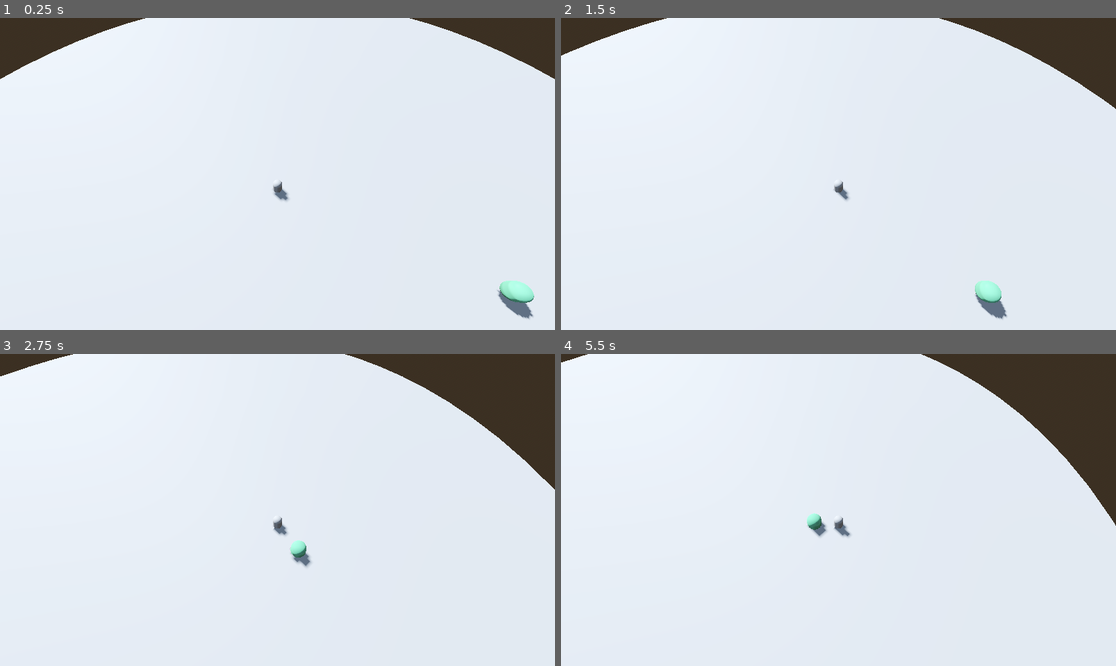
Above: before the commit, frames 1-4 (two rows, left to right).
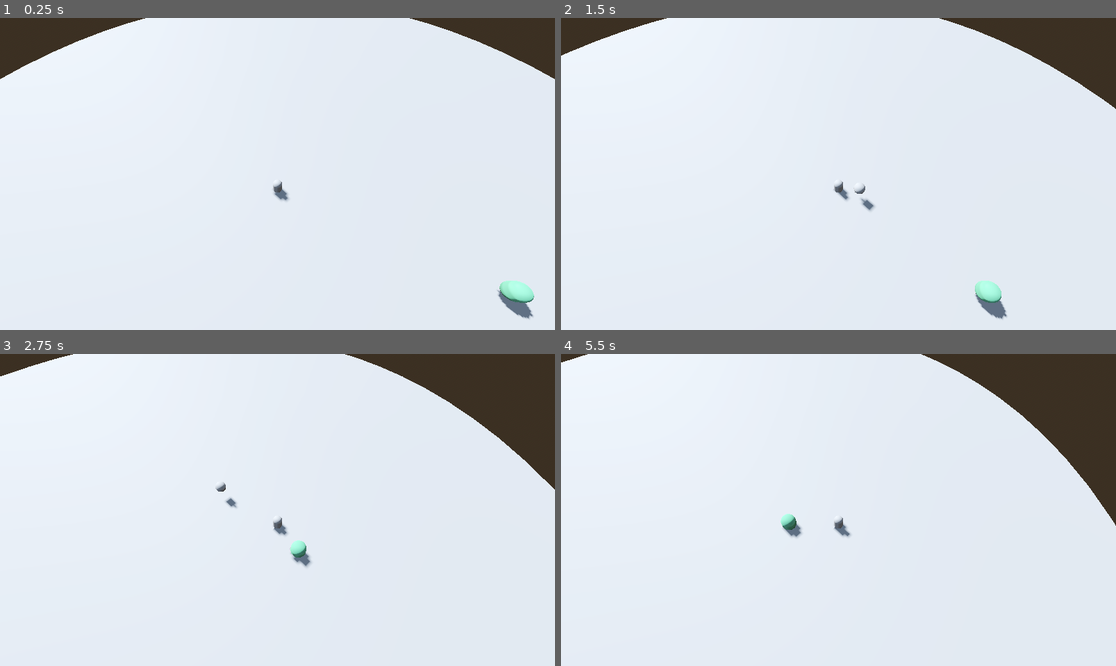
Above: after the commit, the same moments.

Repository: NineSama/Creamy
Game: Godot game, scene res://main.tscn
The game is run twice, just before and just after one commit, with the same random seed, the same clock (stepped at 60 frames per second) and the same inputs.
Inputs (mouse positions are in pixels of both pictures, inside the frame that each line leads up to):
- Up to frame 1 (0.25 s): no input
- Up to frame 2 (1.5 s): move the mouse to (810, 236) at 0.52 s; press the mouse at (810, 236) at 0.53 s; hold D (move_right) from 0.53 s (still down); right-click (810, 236) at 0.8 s; move the mouse to (1005, 220) at 1.27 s; release the mouse at (1005, 220) at 1.28 s; right-click (1005, 220) at 1.35 s
- Up to frame 3 (2.75 s): click (444, 556) at 1.55 s; move the mouse to (111, 463) at 2.02 s; release D (move_right) at 2.03 s; hold A (move_left) from 2.03 s (still down); hold Space (dash) from 2.03 s (still down); right-click (111, 463) at 2.3 s
- Up to frame 4 (5.5 s): move the mouse to (866, 510) at 2.77 s; release Space (dash) at 2.78 s; tap W (move_front) at 2.85 s; click (866, 510) at 3.05 s; move the mouse to (755, 432) at 3.52 s; release A (move_left) at 3.53 s; press the mouse at (755, 432) at 3.53 s; hold S (move_back) 3.53-4.28 s; right-click (755, 432) at 3.8 s; move the mouse to (960, 494) at 4.27 s; release the mouse at (960, 494) at 4.28 s; hold D (move_right) from 4.28 s (still down); right-click (960, 494) at 4.35 s; click (960, 494) at 4.55 s; move the mouse to (727, 525) at 5.02 s; press the mouse at (727, 525) at 5.03 s; right-click (727, 525) at 5.3 s

The runs differ from the first frame. In frame 2, less than 0.1% of the frame differs, in the area x 52-57%, y 53-62%; in frame 3, less than 0.1%; in frame 4, 0.4%, in the area x 39-48%, y 51-59%.

Commit message:
added 2 abilities: aether shard / repulse (knockback)

Diff:
--- a/project.godot
+++ b/project.godot
@@ -42,9 +42,14 @@
 "events": [Object(InputEventKey,"resource_local_to_scene":false,"resource_name":"","device":-1,"window_id":0,"alt_press …(191 unchanged characters)…
 ]
 }
-light_one={
+aether_shard={
 "deadzone": 0.2,
 "events": [Object(InputEventMouseButton,"resource_local_to_scene":false,"resource_name":"","device":-1,"window_id":0,"a …(258 unchanged characters)…
+]
+}
+repulse={
+"deadzone": 0.2,
+"events": [Object(InputEventMouseButton,"resource_local_to_scene":false,"resource_name":"","device":-1,"window_id":0,"alt_pressed":false,"shift_pressed":false,"ctrl_pressed":false,"meta_pressed":false,"button_mask":2,"position":Vector2(338, 23),"global_position":Vector2(347, 71),"factor":1.0,"button_index":2,"canceled":false,"pressed":true,"double_click":false,"script":null)
 ]
 }
 
--- /dev/null
+++ b/scenes/ability/light/AetherShardProjectile.tscn
@@ -0,0 +1,18 @@
+[gd_scene format=3 uid="uid://cs1uunsliwjyv"]
+
+[ext_resource type="Script" uid="uid://c8pgmtb36olkt" path="res://scripts/ability/light/AetherShardProjectile.gd" id="1_xdhb6"]
+
+[sub_resource type="SphereShape3D" id="SphereShape3D_uineq"]
+
+[sub_resource type="SphereMesh" id="SphereMesh_uineq"]
+
+[node name="AetherShardProjectile" type="Area3D" unique_id=237738941]
+script = ExtResource("1_xdhb6")
+
+[node name="CollisionShape3D" type="CollisionShape3D" parent="." unique_id=723150729]
+shape = SubResource("SphereShape3D_uineq")
+
+[node name="MeshInstance3D" type="MeshInstance3D" parent="." unique_id=250399868]
+mesh = SubResource("SphereMesh_uineq")
+
+[connection signal="body_entered" from="." to="." method="_on_body_entered"]
--- /dev/null
+++ b/scenes/ability/light/RepulseProjectile.tscn
@@ -0,0 +1,21 @@
+[gd_scene format=3 uid="uid://b2jj0wy8s3ori"]
+
+[ext_resource type="Script" uid="uid://vbel1u57cxrv" path="res://scripts/ability/light/RepulseProjectile.gd" id="1_ev74w"]
+
+[sub_resource type="SphereShape3D" id="SphereShape3D_dd2qb"]
+radius = 0.6
+
+[sub_resource type="SphereMesh" id="SphereMesh_dd2qb"]
+radius = 0.6
+height = 1.2
+
+[node name="RepulseProjectile" type="Area3D" unique_id=1780856445]
+script = ExtResource("1_ev74w")
+
+[node name="CollisionShape3D" type="CollisionShape3D" parent="." unique_id=430649451]
+shape = SubResource("SphereShape3D_dd2qb")
+
+[node name="MeshInstance3D" type="MeshInstance3D" parent="." unique_id=736039010]
+mesh = SubResource("SphereMesh_dd2qb")
+
+[connection signal="body_entered" from="." to="." method="_on_body_entered"]
--- a/scenes/enemies/mob/red.tscn
+++ b/scenes/enemies/mob/red.tscn
@@ -15,7 +15,7 @@
 [sub_resource type="SphereShape3D" id="SphereShape3D_55dqg"]
 radius = 15.0
 
-[node name="Red" type="CharacterBody3D" unique_id=111143776]
+[node name="Red" type="CharacterBody3D" unique_id=111143776 groups=["enemy"]]
 script = ExtResource("1_1diin")
 
 [node name="CollisionShape3D" type="CollisionShape3D" parent="." unique_id=719712098]
--- /dev/null
+++ b/scripts/ability/ability.gd
@@ -0,0 +1,18 @@
+extends RefCounted
+class_name ability
+
+var cooldown: float = 0.1
+var cooldown_timer: float = 0.0
+
+func update(delta: float):
+	if cooldown_timer >= 0.0:
+		cooldown_timer -= delta
+
+func can_cast() -> bool:
+	return cooldown_timer <= 0.0
+
+func trigger_cooldown():
+	cooldown_timer = cooldown
+
+func cast(player):
+	pass
--- /dev/null
+++ b/scripts/ability/light/AetherShard.gd
@@ -0,0 +1,20 @@
+extends ability
+class_name AetherShard
+
+var projectile_scene = preload("res://scenes/ability/light/AetherShardProjectile.tscn")
+
+var damage: float = 10.0
+var speed: float = 30.0
+var max_range: float = 25.0
+
+func cast(player):
+	if not can_cast():
+		return
+
+	var projectile = projectile_scene.instantiate()
+	player.get_parent().add_child(projectile)
+
+	projectile.global_position = player.global_position + Vector3.UP * 1.0
+	projectile.setup(player.get_aim_direction(), speed, damage, max_range)
+
+	trigger_cooldown()
--- /dev/null
+++ b/scripts/ability/light/AetherShardProjectile.gd
@@ -0,0 +1,28 @@
+extends Area3D
+
+# --- Aether Shard Projectile Config ---
+var speed: float
+var damage: float
+var max_range: float
+var direction: Vector3
+var distance_traveled: float = 0.0
+
+func setup(dir: Vector3, spd: float, dmg: float, range: float):
+	direction = dir
+	speed = spd
+	damage = dmg
+	max_range = range
+
+func _physics_process(delta: float) -> void:
+	var movement = direction * speed * delta
+	global_position += movement
+	distance_traveled += movement.length()
+	if distance_traveled >= max_range:
+		queue_free()
+
+func _on_body_entered(body: Node3D) -> void:
+	print("entered ", body)
+	if body.is_in_group("enemy"):
+		if body.has_method("take_damage"):
+			body.take_damage(damage)
+		queue_free()
--- /dev/null
+++ b/scripts/ability/light/Repulse.gd
@@ -0,0 +1,21 @@
+extends ability
+class_name Repulse
+
+var projectile_scene = preload("res://scenes/ability/light/RepulseProjectile.tscn")
+
+var damage: float = 15.0
+var speed: float = 25.0
+var max_range: float = 18.0
+var force: float = 2.0
+
+func cast(player):
+	if not can_cast():
+		return
+
+	var projectile = projectile_scene.instantiate()
+	player.get_parent().add_child(projectile)
+
+	projectile.global_position = player.global_position + Vector3.UP * 1.0
+	projectile.setup(player.get_aim_direction(), speed, damage, max_range, force)
+
+	trigger_cooldown()
--- /dev/null
+++ b/scripts/ability/light/RepulseProjectile.gd
@@ -0,0 +1,32 @@
+extends Area3D
+
+# --- Repulse Projectile Config ---
+var speed: float
+var damage: float
+var force: float
+var max_range: float
+var direction: Vector3
+var distance_traveled: float = 0.0
+
+func setup(dir: Vector3, spd: float, dmg: float, range: float, frc: float):
+	direction = dir
+	speed = spd
+	damage = dmg
+	max_range = range
+	force = frc
+
+func _physics_process(delta: float) -> void:
+	var movement = direction * speed * delta
+	global_position += movement
+	distance_traveled += movement.length()
+	if distance_traveled >= max_range:
+		queue_free()
+
+func _on_body_entered(body: Node3D) -> void:
+	print("entered ", body)
+	if body.is_in_group("enemy"):
+		if body.has_method("take_damage"):
+			body.take_damage(damage)
+		if body.has_method("apply_knockback"):
+			body.apply_knockback(direction, force)
+		queue_free()
--- a/scripts/enemies/mob/red.gd
+++ b/scripts/enemies/mob/red.gd
@@ -11,19 +11,33 @@
 var player: Node3D
 
 # --- Red Config ---
+@onready var mesh: MeshInstance3D = $MeshInstance3D
+var color: Color = Color8(94, 162, 124)
 var move_speed: float = 7.0
-var max_hp: float = 100.0
-var current_hp: float = 100.0
+var max_hp: float = 200.0
+var current_hp: float = 200.0
 var attack_range: float = 2.0
 var attack_damage: float = 10.0
 var can_attack: bool = true
+var is_knocked: bool = false
+var knockback_speed: float = 20.0
+var knockback_force: float = 0.0
+var knockback_dir: Vector3 = Vector3.ZERO
+
+func _ready():
+	if mesh.material_override == null:
+		mesh.material_override = StandardMaterial3D.new()
+	mesh.material_override.albedo_color = color
 
 func _physics_process(delta: float) -> void:
-	match current_state:
-		State.IDLE:
-			velocity = Vector3.ZERO
-		State.CHASE:
-			chase_player(delta)
+	if is_knocked:
+		handle_knockback(delta)
+	else:
+		match current_state:
+			State.IDLE:
+				velocity = Vector3.ZERO
+			State.CHASE:
+				chase_player(delta)
 	move_and_slide()
 
 func chase_player(delta: float):
@@ -55,6 +69,36 @@
 	await $attack_cd.timeout
 	can_attack = true
 
+func take_damage(amount: float):
+	current_hp -= amount
+	hit_indicator()
+	print("Enemy : ", current_hp)
+	if current_hp <= 0.0:
+		print("Enemy died!")
+		queue_free()
+
+func hit_indicator():
+	mesh.material_override.albedo_color = Color(0.504, 0.161, 0.077, 1.0)
+	await get_tree().create_timer(0.1).timeout
+	mesh.material_override.albedo_color = color
+
+func apply_knockback(dir: Vector3, force: float):
+	print("hello")
+	is_knocked = true
+	knockback_dir = dir.normalized()
+	knockback_force = force
+
+func handle_knockback(delta: float):
+	var step = knockback_speed * delta
+
+	if step > knockback_force:
+		step = knockback_force
+	velocity = knockback_dir * knockback_speed
+	knockback_force -= step
+	if knockback_force <= 0:
+		is_knocked = false
+		velocity = Vector3.ZERO
+
 func _on_aggro_range_body_entered(body: Node3D) -> void:
 	if body.is_in_group("player"):
 		player = body
--- a/scripts/player/player.gd
+++ b/scripts/player/player.gd
@@ -11,10 +11,18 @@
 var dash: playerDash
 var last_direction: Vector3 = Vector3.FORWARD
 
+# --- Ability System ---
+var aether_shard: AetherShard
+var repulse: Repulse
+
 func _ready() -> void:
 	dash = playerDash.new(self)
+	aether_shard = AetherShard.new()
+	repulse = Repulse.new()
 
 func _physics_process(delta: float) -> void:
+	aether_shard.update(delta)
+	repulse.update(delta)
 	if dash.is_dashing:
 		dash.handle_dash(delta)
 	else:
@@ -37,7 +45,25 @@
 func _input(event: InputEvent) -> void:
 	if event.is_action_pressed("dash"):
 		dash.start_dash(last_direction)
+	if event.is_action_pressed("aether_shard"):
+		aether_shard.cast(self)
+	if event.is_action_pressed("repulse"):
+		repulse.cast(self)
 
 func get_input_direction() -> Vector3:
 	var input_dir = Input.get_vector("move_left", "move_right", "move_front", "move_back")
 	return Vector3(input_dir.x, 0, input_dir.y)
+
+func get_aim_direction() -> Vector3:
+	var mouse_pos = get_viewport().get_mouse_position()
+	var camera = get_viewport().get_camera_3d()
+	var from = camera.project_ray_origin(mouse_pos)
+	var to = from + camera.project_ray_normal(mouse_pos) * 1000.0
+
+	var plane = Plane(Vector3.UP, global_position.y)
+	var hit_position = plane.intersects_ray(from, to)
+
+	if not hit_position:
+		return last_direction
+	var direction = (hit_position - global_position).normalized()
+	return direction
Not shown, added: scripts/ability/ability.gd.uid
Not shown, added: scripts/ability/light/AetherShard.gd.uid
Not shown, added: scripts/ability/light/AetherShardProjectile.gd.uid
Not shown, added: scripts/ability/light/Repulse.gd.uid
Not shown, added: scripts/ability/light/RepulseProjectile.gd.uid
